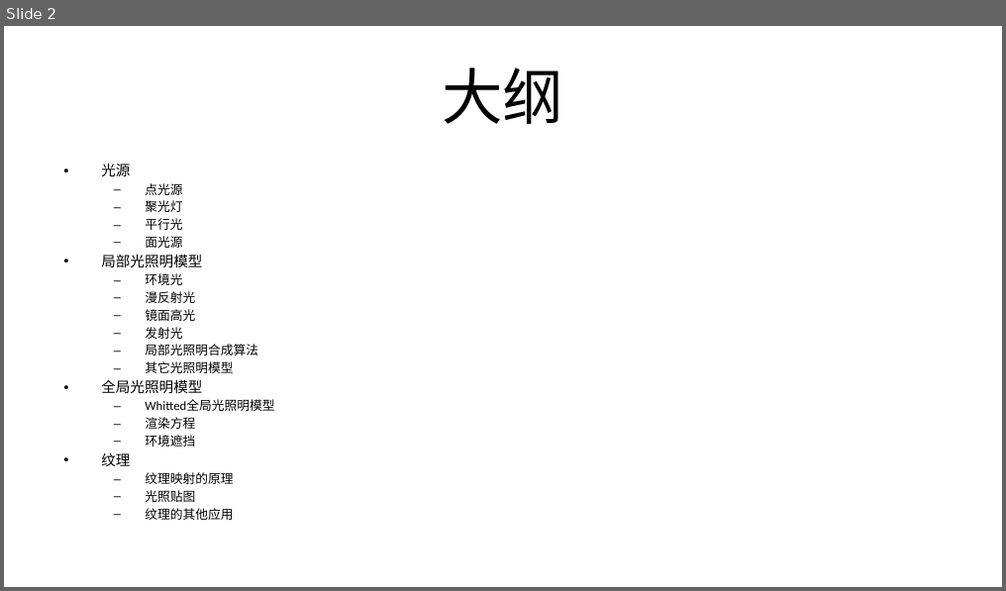
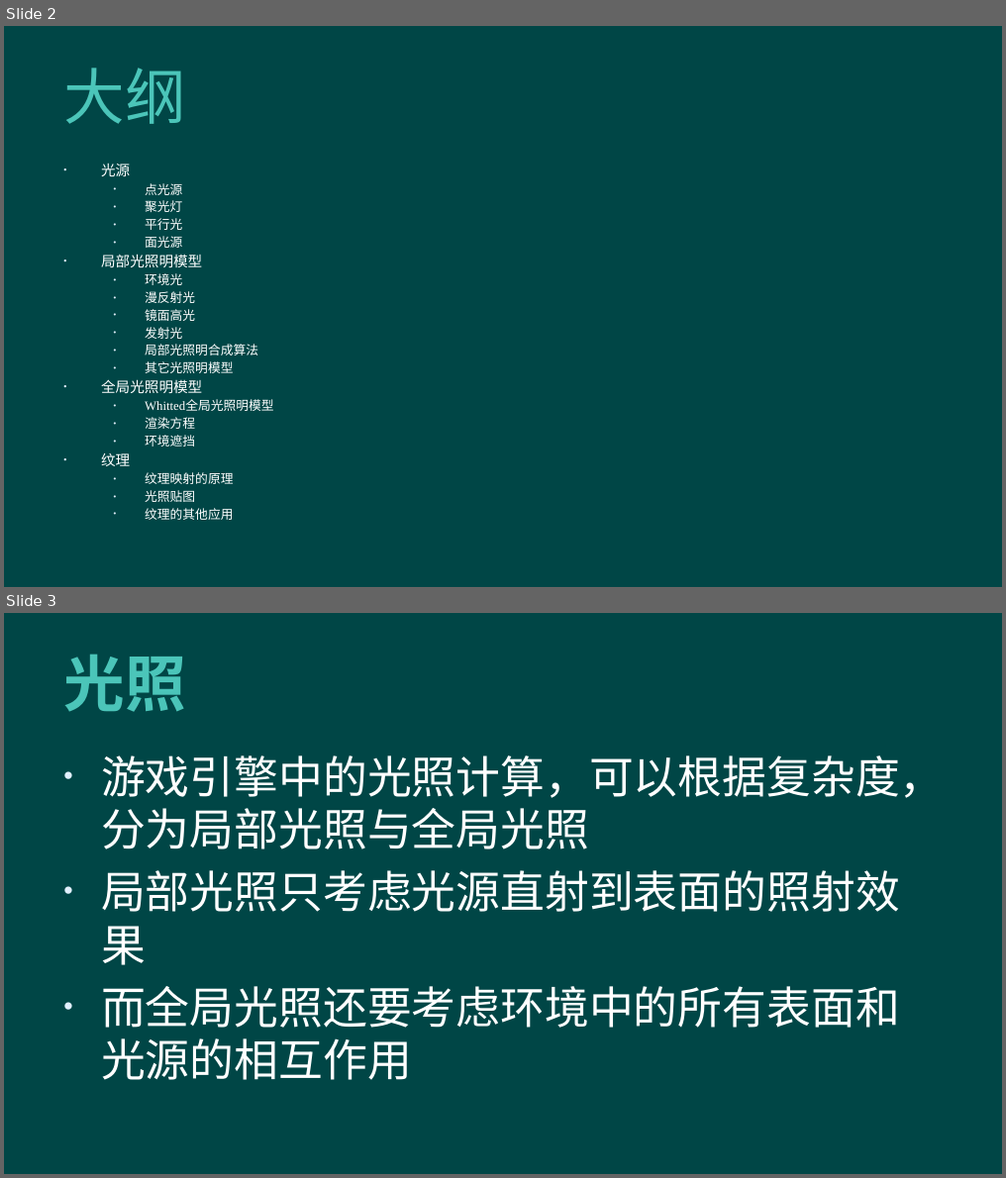
Before and after one commit to hanhonglei/Course_GameEngine, a slide deck: Slides/Principle/4 光照/4 光照.pptx. Shown one above the other, each under a label of ours: slide 2 before the commit, slides 2 and 3 after it. The pictures are 1006x591 and 1006x1178 pixels, drawn with LibreOffice and Linux fonts; fonts in the diff are those of the drawing; background and template pictures are left out. Boxes give left, top, right and bottom in pixels: in the first picture for what was removed or moved away, otherwise in the second. Text is boxed around its words. In the diff, an @@ line names an element or a change of style, - is before the commit and + after.

```diff
--- a/Slides/Principle/4 光照/4 光照.pptx
+++ b/Slides/Principle/4 光照/4 光照.pptx
@@ slide 3 added at bbox=[4, 613, 1002, 1174], background #004646 @@
@@ title added at bbox=[63, 654, 186, 712], 44 pt, text #4BC5B9, bold @@
+光照
@@ text added at bbox=[101, 756, 944, 1080], 32 pt, text #FFFFFF @@
+• 游戏引擎中的光照计算，可以根据复杂度，分为局部光照与全局光照
+• 局部光照只考虑光源直射到表面的照射效果
+• 而全局光照还要考虑环境中的所有表面和光源的相互作用
@@ slide 2 changed as well @@
@@ background #FFFFFF to #004646 @@
@@ title "大纲" at bbox=[63, 68, 186, 124]: font Calibri to Arial, text colour #000000 to #4BC5B9, letter spacing 0 to 0.5 pt; alignment centre to left @@
@@ text "光源" at bbox=[101, 163, 273, 520]: font Calibri to Times New Roman, text colour #000000 to #FFFFFF; bullet – to • @@
```
Also in this commit, not shown: 1 other slide changed, 32 other slides added, 1 other file.
